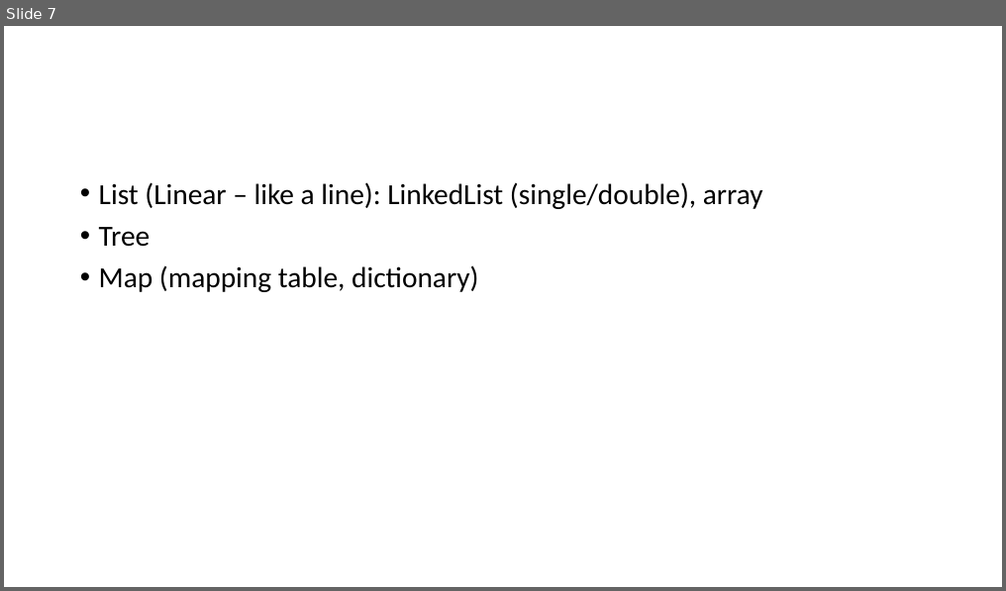
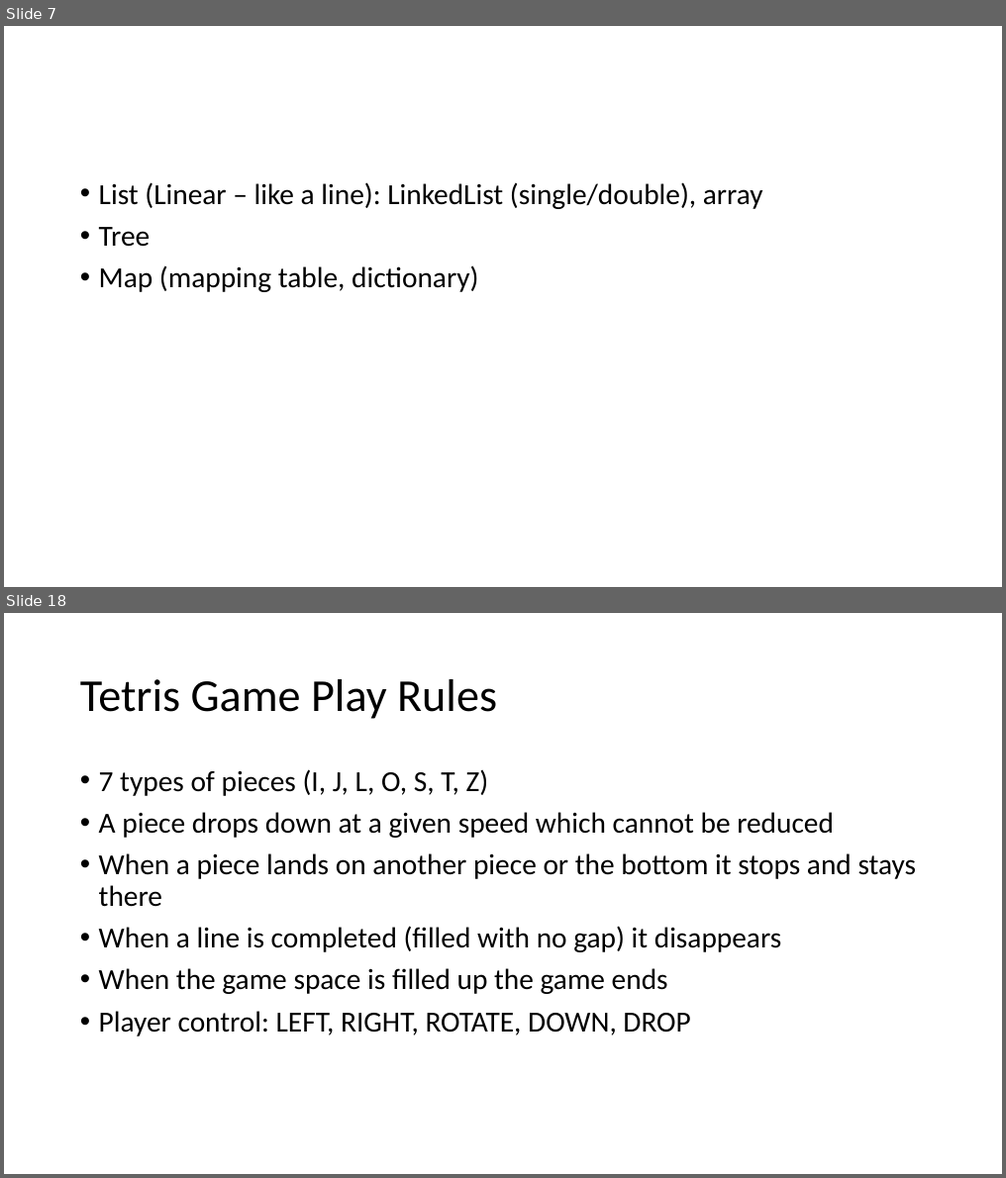
Before and after one commit to brianwhu/fun-in-js, a slide deck: documents/DataStructures.pptx. Shown one above the other, each under a label of ours: slide 7 before the commit, slides 7 and 18 after it; the slides between them are not shown. The pictures are 1006x591 and 1006x1178 pixels, drawn with LibreOffice and Linux fonts; fonts in the diff are those of the drawing. Boxes give left, top, right and bottom in pixels: in the first picture for what was removed or moved away, otherwise in the second. Text is boxed around its words. In the diff, an @@ line names an element or a change of style, - is before the commit and + after.

```diff
--- a/documents/DataStructures.pptx
+++ b/documents/DataStructures.pptx
@@ slide 18 added at (x1=4, y1=613, x2=1002, y2=1174), background #FFFFFF @@
@@ title added at (x1=80, y1=679, x2=497, y2=719), 44 pt, text #000000 @@
+Tetris Game Play Rules
@@ text added at (x1=99, y1=769, x2=917, y2=1037), 28 pt, text #000000 @@
+• 7 types of pieces (I, J, L, O, S, T, Z)
+• A piece drops down at a given speed which cannot be reduced
+• When a piece lands on another piece or the bottom it stops and stays there
+• When a line is completed (filled with no gap) it disappears
+• When the game space is filled up the game ends
+• Player control: LEFT, RIGHT, ROTATE, DOWN, DROP
```
Also in this commit, not shown: 17 other slides added, 6 other files.
